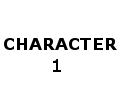
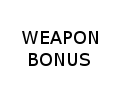
Two versions of the same layered image (120px x 100px). Layer-by-layer changes:
painted on "..." over (4, 31, 117, 72)
